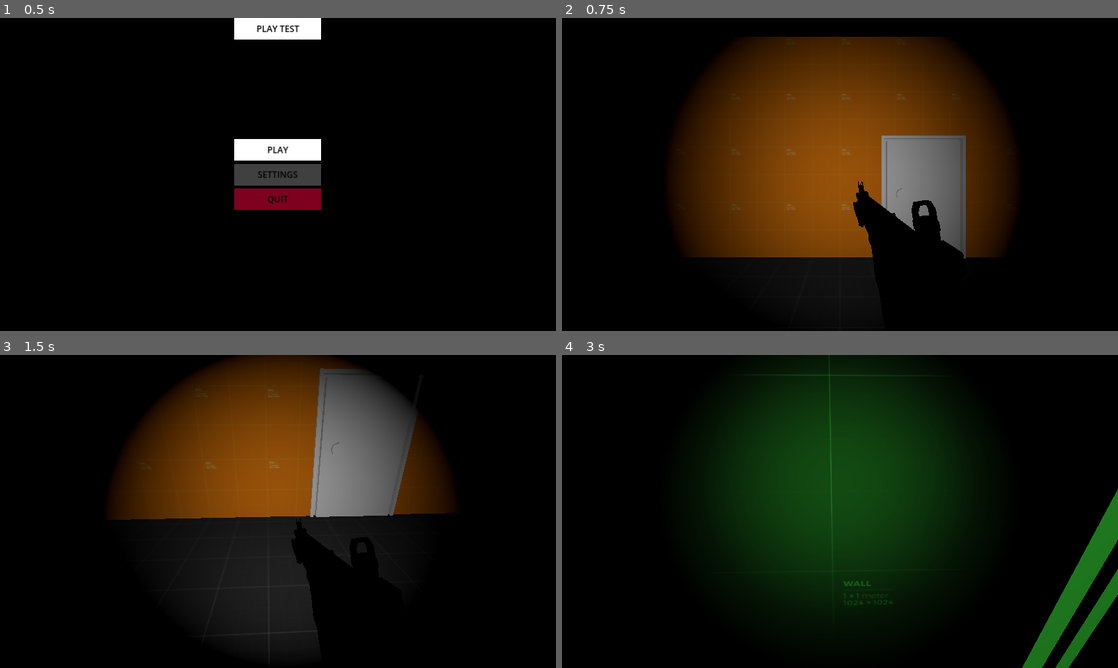
Above: before the commit, frames 1-4 (two rows, left to right).
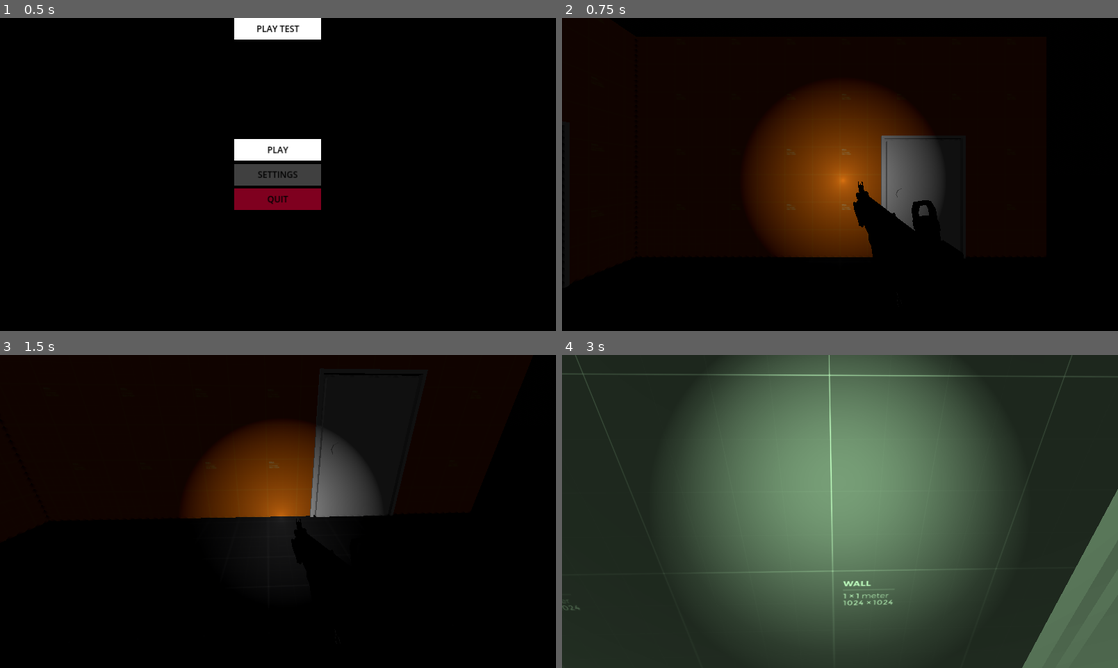
Above: after the commit, the same moments.

Repository: Ieida/Tactical-FPS-Godot
Game: Godot game, scene res://main_menu/main_menu.tscn
The game is run twice, just before and just after one commit, with the same random seed, the same clock (stepped at 60 frames per second) and the same inputs. The engine's default icon, where the game draws it, is replaced by a stand-in: a white triangle on a blue panel in a dark square.
Inputs (mouse positions are in pixels of both pictures, inside the frame that each line leads up to):
- Up to frame 1 (0.5 s): no input
- Up to frame 2 (0.75 s): click "PLAY TEST" at 0.5 s
- Up to frame 3 (1.5 s): tap Enter at 1.25 s; move the mouse to (305, 511) at 1.27 s; hold W (move_forward) from 1.28 s (still down); right-click (305, 511) at 1.35 s
- Up to frame 4 (3 s): keep holding W (move_forward); move the mouse to (812, 511) at 2.02 s; tap 3 (grenade) at 2.1 s; move the mouse to (851, 505) at 2.77 s; tap N (night_vision) at 2.85 s

Frame 1 is identical in both runs. In frame 2, 32% of the frame differs, in the area x 21-80%, y 6-90%; in frame 3, 25%; in frame 4, 100%, in the area x 0-100%, y 0-100%.

Commit message:
minor changes

Diff:
--- a/level_0/level_0.tscn
+++ b/level_0/level_0.tscn
@@ -14,15 +14,16 @@
 sky_horizon_color = Color(0, 0, 0, 1)
 ground_bottom_color = Color(0, 0, 0, 1)
 ground_horizon_color = Color(0, 0, 0, 1)
+sun_angle_max = 2.0
+sun_curve = 4.03629
 
 [sub_resource type="Sky" id="Sky_o8cxe"]
 sky_material = SubResource("ProceduralSkyMaterial_f6ngm")
 
 [sub_resource type="Environment" id="Environment_5ktl4"]
-background_mode = 1
+background_mode = 2
 sky = SubResource("Sky_o8cxe")
 ambient_light_source = 3
-ambient_light_energy = 0.02
 reflected_light_source = 2
 
 [sub_resource type="CameraAttributesPractical" id="CameraAttributesPractical_171rf"]
@@ -58,7 +59,7 @@
 
 [node name="DirectionalLight3D" type="DirectionalLight3D" parent="."]
 transform = Transform3D(0.707107, -0.5, 0.5, 0, 0.707107, 0.707107, -0.707107, -0.5, 0.5, 0, 0, 0)
-visible = false
+light_energy = 0.01
 shadow_enabled = true
 
 [node name="Buildings" type="Node" parent="."]
@@ -95,21 +96,21 @@
 material = SubResource("StandardMaterial3D_bfrjj")
 
 [node name="CSGBox3D2" type="CSGBox3D" parent="Buildings/House/CSGBox3D"]
-transform = Transform3D(1, 0, 0, 0, 1, 0, 0, 0, 1, -3.8, 0, 3.8)
-operation = 2
-size = Vector3(7, 5, 7)
+transform = Transform3D(1, 0, 0, 0, 1, 0, 0, 0, 1, -3.8, -0.5, 3.8)
+operation = 2
+size = Vector3(7, 4, 7)
 material = SubResource("StandardMaterial3D_bfrjj")
 
 [node name="CSGBox3D5" type="CSGBox3D" parent="Buildings/House/CSGBox3D"]
-transform = Transform3D(1, 0, 0, 0, 1, 0, 0, 0, 1, 3.5, 0, -3.8)
-operation = 2
-size = Vector3(7.6, 5, 7)
+transform = Transform3D(1, 0, 0, 0, 1, 0, 0, 0, 1, 3.5, -0.5, -3.8)
+operation = 2
+size = Vector3(7.6, 4, 7)
 material = SubResource("StandardMaterial3D_bfrjj")
 
 [node name="CSGBox3D6" type="CSGBox3D" parent="Buildings/House/CSGBox3D"]
-transform = Transform3D(1, 0, 0, 0, 1, 0, 0, 0, 1, -3.8, 0, -3.8)
-operation = 2
-size = Vector3(7, 5, 7)
+transform = Transform3D(1, 0, 0, 0, 1, 0, 0, 0, 1, -3.8, -0.5, -3.8)
+operation = 2
+size = Vector3(7, 4, 7)
 material = SubResource("StandardMaterial3D_bfrjj")
 
 [node name="CSGBox3D4" type="CSGBox3D" parent="Buildings/House/CSGBox3D"]
@@ -119,9 +120,9 @@
 material = SubResource("StandardMaterial3D_bfrjj")
 
 [node name="CSGBox3D7" type="CSGBox3D" parent="Buildings/House/CSGBox3D"]
-transform = Transform3D(1, 0, 0, 0, 1, 0, 0, 0, 1, -5.3, 0, 0)
-operation = 2
-size = Vector3(2.7, 4, 1.5)
+transform = Transform3D(1, 0, 0, 0, 1, 0, 0, 0, 1, -5.3, -0.5, 0)
+operation = 2
+size = Vector3(2.7, 3, 1.5)
 material = SubResource("StandardMaterial3D_bfrjj")
 
 [node name="CSGBox3D8" type="CSGBox3D" parent="Buildings/House/CSGBox3D"]
--- a/player/player.tscn
+++ b/player/player.tscn
@@ -651,8 +651,8 @@
 [sub_resource type="ShaderMaterial" id="ShaderMaterial_8ouod"]
 shader = SubResource("Shader_sm83g")
 shader_parameter/size = Vector2(32, 28)
-shader_parameter/color = Color(0.25098, 1, 0.25098, 1)
-shader_parameter/intensity = 10.0
+shader_parameter/color = Color(0.752941, 1, 0.752941, 1)
+shader_parameter/intensity = 50.0
 
 [sub_resource type="GDScript" id="GDScript_jfra3"]
 resource_name = "night_vision"
@@ -756,7 +756,7 @@
 sensitivity = ExtResource("4_7jfg2")
 
 [node name="NightVisionLight" type="SpotLight3D" parent="CharacterBody3D/Node3D/PlayerCamera"]
-light_energy = 0.01
+light_energy = 0.02
 spot_range = 10.0
 
 [node name="Weapons" type="Node3D" parent="CharacterBody3D/Node3D/PlayerCamera"]
@@ -779,7 +779,10 @@
 
 [node name="SpotLight3D" type="SpotLight3D" parent="CharacterBody3D/Node3D/PlayerCamera/Weapons/SMGViewmodel/SMG"]
 transform = Transform3D(1, -2.08616e-07, 0, 4.47035e-08, 1, 0, 0, 0, 1, -2.98023e-08, -0.0289856, -0.192745)
+light_energy = 5.0
 spot_range = 10.0
+spot_angle = 30.0
+spot_angle_attenuation = 20.0
 
 [node name="AnimationPlayer" type="AnimationPlayer" parent="CharacterBody3D/Node3D/PlayerCamera/Weapons/SMGViewmodel"]
 libraries = {
